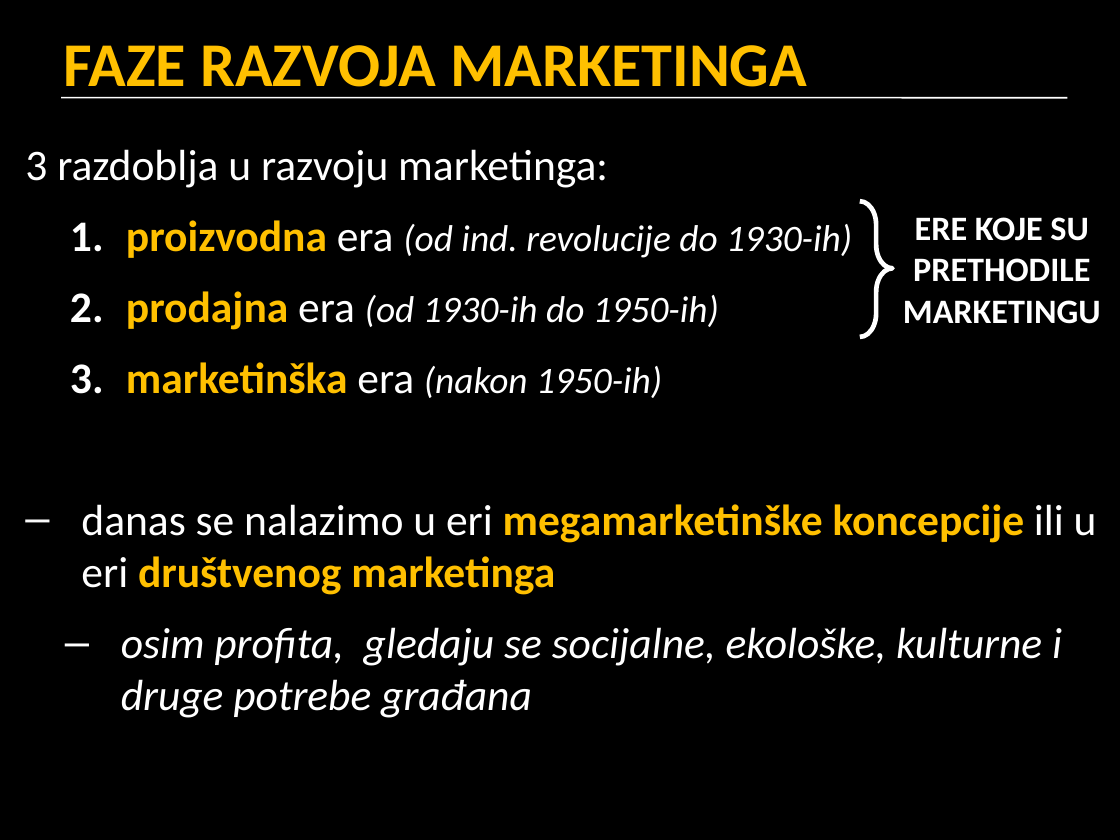
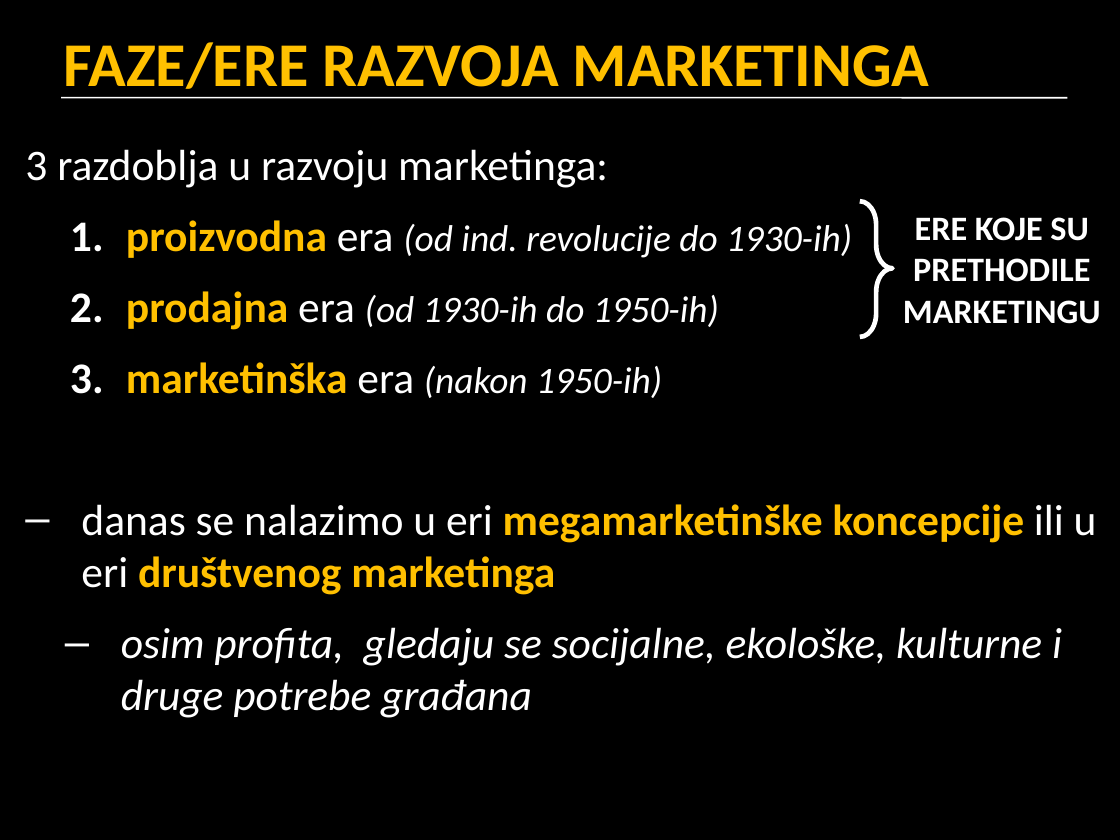
Before and after one commit to srednja-skola/politika, a slide deck: slide 12 of data/pptx/010_poduzetnistvo.pptx. Drawn at 1120x840 pixels with LibreOffice and Linux fonts; fonts in the diff are those of the drawing. Boxes give left, top, right and bottom in pixels: in the first picture for what was removed or moved away, otherwise in the second. Text is boxed around its words. In the diff, an @@ line names an element or a change of style, - is before the commit and + after.

```diff
--- a/data/pptx/010_poduzetnistvo.pptx
+++ b/data/pptx/010_poduzetnistvo.pptx
@@ title at <box>64,42,930,99</box>: text changed @@
-FAZE RAZVOJA MARKETINGA
+FAZE/ERE RAZVOJA MARKETINGA
```
Also in this commit, not shown: 7 other slides changed, 1 other file.
